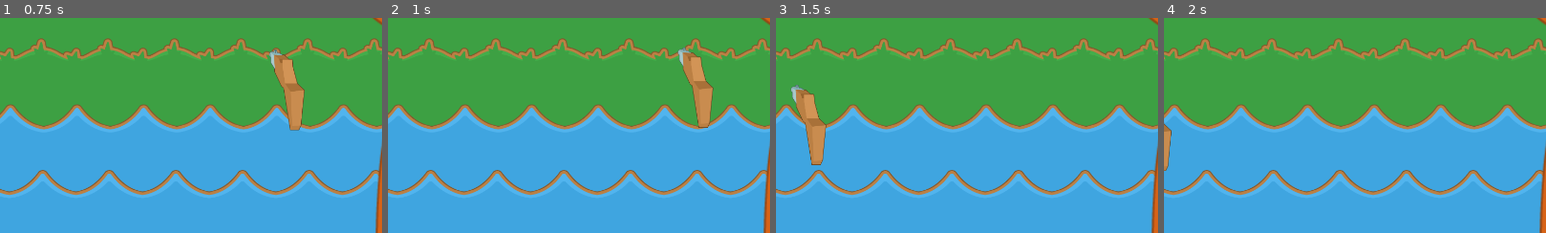
Above: before the commit, frames 1-4 (left to right).
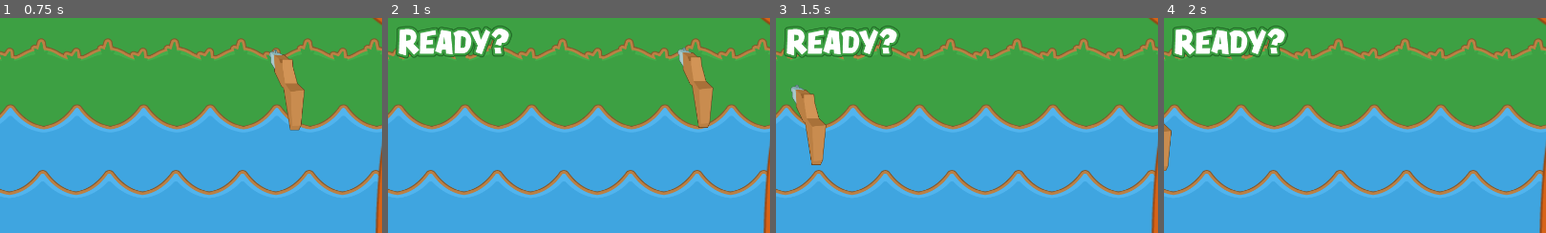
Above: after the commit, the same moments.

Repository: KieranGliver/shooting-gallery
Game: Godot game, scene res://Scenes/main.tscn
The game is run twice, just before and just after one commit, with the same random seed, the same clock (stepped at 60 frames per second) and the same inputs.
Inputs (mouse positions are % of the whole screen's width and height, from its top left):
- Up to frame 1 (0.75 s): move the mouse to (72, 45) at 0.52 s; press the mouse at (72, 45) at 0.53 s
- Up to frame 2 (1 s): no input
- Up to frame 3 (1.5 s): move the mouse to (30, 55) at 1.27 s; release the mouse at (30, 55) at 1.28 s; click (30, 55) at 1.35 s
- Up to frame 4 (2 s): no input
The pictures show only the part of the screen within x 41-91%, y 44-94%; the shares and areas given below are measured in that part.

Frame 1 is identical in both runs. In frame 2, 2.9% of the frame differs, in the area x 2-33%, y 3-20%; in frame 3, 2.9%; in frame 4, 2.9%.

Commit message:
Added leaderboard to main scene

Diff:
--- a/Scenes/leaderboard.tscn
+++ b/Scenes/leaderboard.tscn
@@ -1,86 +1,98 @@
 [gd_scene load_steps=3 format=3 uid="uid://b1iychvxnuwc5"]
 
-[ext_resource type="Script" uid="uid://gubt0sbkjc3w" path="res://leaderboard.gd" id="1_0uewc"]
+[ext_resource type="Script" uid="uid://gubt0sbkjc3w" path="res://Scripts/leaderboard.gd" id="1_0uewc"]
 [ext_resource type="Texture2D" uid="uid://b8ht6lawgr6v8" path="res://Assets/PNG/HUD/text_score.png" id="2_fjik7"]
 
-[node name="Leaderboard" type="VBoxContainer"]
-anchors_preset = 15
-anchor_right = 1.0
-anchor_bottom = 1.0
+[node name="PanelContainer" type="PanelContainer"]
+anchors_preset = 5
+anchor_left = 0.5
+anchor_right = 0.5
+offset_left = -157.5
+offset_right = 157.5
+offset_bottom = 774.0
 grow_horizontal = 2
-grow_vertical = 2
 script = ExtResource("1_0uewc")
 
-[node name="TextureRect" type="TextureRect" parent="."]
+[node name="MarginContainer" type="MarginContainer" parent="."]
+layout_mode = 2
+theme_override_constants/margin_left = 20
+theme_override_constants/margin_top = 20
+theme_override_constants/margin_right = 20
+theme_override_constants/margin_bottom = 20
+
+[node name="VBoxContainer" type="VBoxContainer" parent="MarginContainer"]
+layout_mode = 2
+
+[node name="TextureRect" type="TextureRect" parent="MarginContainer/VBoxContainer"]
 layout_mode = 2
 size_flags_horizontal = 4
 texture = ExtResource("2_fjik7")
 stretch_mode = 2
 
-[node name="Label" type="Label" parent="."]
+[node name="Label" type="Label" parent="MarginContainer/VBoxContainer"]
 layout_mode = 2
 theme_override_font_sizes/font_size = 48
 text = "Test: Number"
 horizontal_alignment = 1
 vertical_alignment = 1
 
-[node name="Label2" type="Label" parent="."]
+[node name="Label2" type="Label" parent="MarginContainer/VBoxContainer"]
 layout_mode = 2
 theme_override_font_sizes/font_size = 48
 text = "Test: Number"
 horizontal_alignment = 1
 vertical_alignment = 1
 
-[node name="Label3" type="Label" parent="."]
+[node name="Label3" type="Label" parent="MarginContainer/VBoxContainer"]
 layout_mode = 2
 theme_override_font_sizes/font_size = 48
 text = "Test: Number"
 horizontal_alignment = 1
 vertical_alignment = 1
 
-[node name="Label4" type="Label" parent="."]
+[node name="Label4" type="Label" parent="MarginContainer/VBoxContainer"]
 layout_mode = 2
 theme_override_font_sizes/font_size = 48
 text = "Test: Number"
 horizontal_alignment = 1
 vertical_alignment = 1
 
-[node name="Label5" type="Label" parent="."]
+[node name="Label5" type="Label" parent="MarginContainer/VBoxContainer"]
 layout_mode = 2
 theme_override_font_sizes/font_size = 48
 text = "Test: Number"
 horizontal_alignment = 1
 vertical_alignment = 1
 
-[node name="Label6" type="Label" parent="."]
+[node name="Label6" type="Label" parent="MarginContainer/VBoxContainer"]
 layout_mode = 2
 theme_override_font_sizes/font_size = 48
 text = "Test: Number"
 horizontal_alignment = 1
 vertical_alignment = 1
 
-[node name="Label7" type="Label" parent="."]
+[node name="Label7" type="Label" parent="MarginContainer/VBoxContainer"]
 layout_mode = 2
 theme_override_font_sizes/font_size = 48
 text = "Test: Number"
 horizontal_alignment = 1
 vertical_alignment = 1
 
-[node name="Label8" type="Label" parent="."]
+[node name="Label8" type="Label" parent="MarginContainer/VBoxContainer"]
 layout_mode = 2
 theme_override_font_sizes/font_size = 48
 text = "Test: Number"
 horizontal_alignment = 1
 vertical_alignment = 1
 
-[node name="Label9" type="Label" parent="."]
+[node name="Label9" type="Label" parent="MarginContainer/VBoxContainer"]
 layout_mode = 2
 theme_override_font_sizes/font_size = 48
 text = "Test: Number"
 horizontal_alignment = 1
 vertical_alignment = 1
 
-[node name="Label10" type="Label" parent="."]
+[node name="Label10" type="Label" parent="MarginContainer/VBoxContainer"]
 layout_mode = 2
 theme_override_font_sizes/font_size = 48
 text = "Test: Number"
--- a/Scenes/main.tscn
+++ b/Scenes/main.tscn
@@ -15,6 +15,7 @@
 [ext_resource type="PackedScene" uid="uid://b7kaox1uoee2m" path="res://Scenes/ammo_display.tscn" id="10_dg77c"]
 [ext_resource type="Script" uid="uid://bddwilr0s1mkx" path="res://Scripts/number_display.gd" id="12_w48qg"]
 [ext_resource type="PackedScene" uid="uid://bhwbar473k2tk" path="res://Scenes/text_display.tscn" id="14_w48qg"]
+[ext_resource type="PackedScene" uid="uid://b1iychvxnuwc5" path="res://Scenes/leaderboard.tscn" id="16_k12tt"]
 
 [node name="Main" type="Node2D"]
 script = ExtResource("1_ycdy4")
@@ -86,6 +87,7 @@
 [node name="CanvasLayer" type="CanvasLayer" parent="."]
 
 [node name="Curtains" type="Node2D" parent="CanvasLayer"]
+metadata/_edit_lock_ = true
 
 [node name="CurtainTop" type="TextureRect" parent="CanvasLayer/Curtains"]
 offset_top = 50.0
@@ -148,6 +150,17 @@
 [node name="TextDisplay" parent="CanvasLayer" instance=ExtResource("14_w48qg")]
 metadata/_edit_lock_ = true
 
+[node name="Leaderboard" parent="CanvasLayer" instance=ExtResource("16_k12tt")]
+visible = false
+anchors_preset = 7
+anchor_top = 1.0
+anchor_bottom = 1.0
+offset_left = -177.5
+offset_top = -814.0
+offset_right = 177.5
+offset_bottom = 0.0
+grow_vertical = 0
+
 [node name="LittleHand" type="Timer" parent="."]
 
 [connection signal="timeout" from="LittleHand" to="." method="_on_little_hand_timeout"]
--- a/leaderboard.gd
+++ b/Scripts/leaderboard.gd
@@ -1,4 +1,4 @@
-extends VBoxContainer
+extends PanelContainer
 
 const save_location = "user://highscore.save"
 
@@ -16,16 +16,16 @@
 ]
 
 @onready var labels = [
-	$Label,
-	$Label2,
-	$Label3,
-	$Label4,
-	$Label5,
-	$Label6,
-	$Label7,
-	$Label8,
-	$Label9,
-	$Label10,
+	$MarginContainer/VBoxContainer/Label,
+	$MarginContainer/VBoxContainer/Label2,
+	$MarginContainer/VBoxContainer/Label3,
+	$MarginContainer/VBoxContainer/Label4,
+	$MarginContainer/VBoxContainer/Label5,
+	$MarginContainer/VBoxContainer/Label6,
+	$MarginContainer/VBoxContainer/Label7,
+	$MarginContainer/VBoxContainer/Label8,
+	$MarginContainer/VBoxContainer/Label9,
+	$MarginContainer/VBoxContainer/Label10,
 ]
 
 
--- a/Scripts/main.gd
+++ b/Scripts/main.gd
@@ -36,7 +36,18 @@
 	tick += 1
 	time_display.data = round_length - tick
 	print("Tick: ", tick)
-	if tick > round_length:
+
+	if tick == 1:
+		text_display.ready_text = true
+
+	if tick == 4:
+		text_display.ready_text = false
+		text_display.go = true
+
+	if tick == 5:
+		text_display.go = false
+
+	if tick == round_length:
 		print("GameOver")
 		game_over()
 
@@ -53,5 +64,4 @@
 		child.wave_interval = 0.0
 	for node in get_tree().get_nodes_in_group("target"):
 		node.queue_free()
-	little_hand.stop()
 	current = State.IDLE
Not shown: 1 places in Scenes/main.tscn that only renumber resources
Renamed: leaderboard.gd.uid -> Scripts/leaderboard.gd.uid
